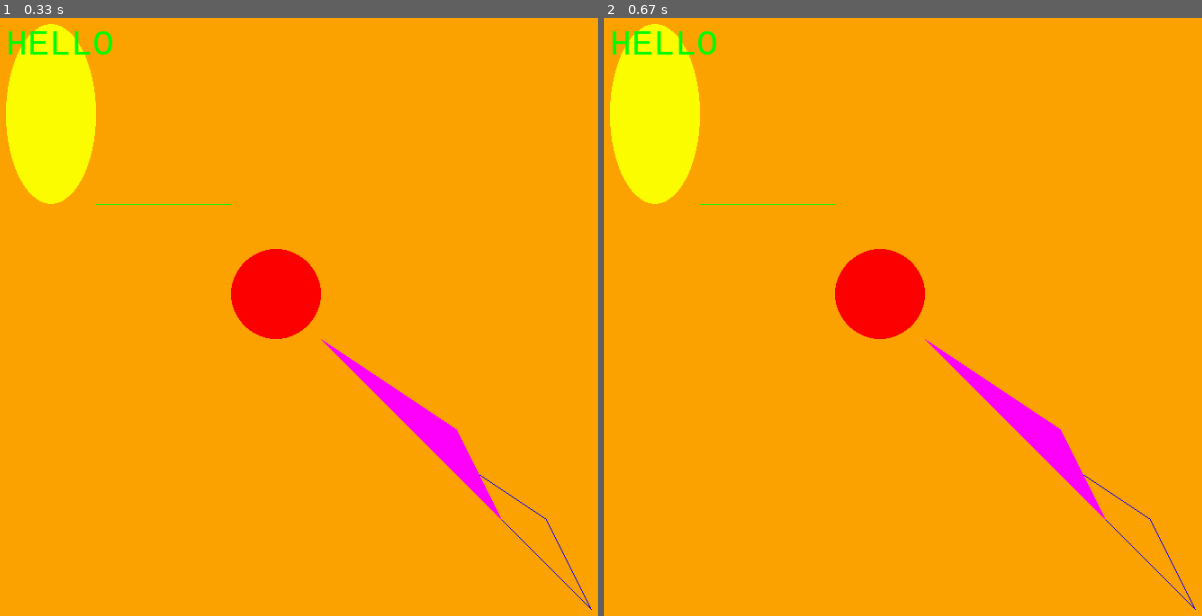
Above: before the commit, frames 1-2 (left to right).
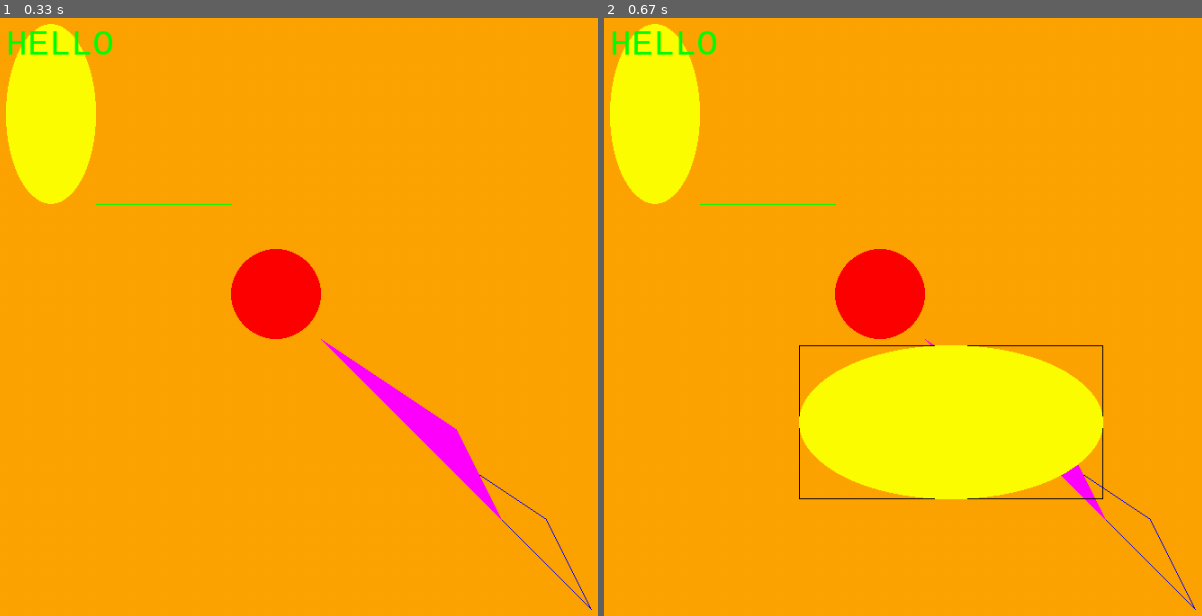
Above: after the commit, the same moments.

Repository: alnza/pygame
Game: pygame game, started from figures1.py
Two runs of this game, one before a commit and one after it. Both use one fixed random seed, a clock stepped at 60 frames per second and the inputs below.
Inputs (mouse positions are in pixels of both pictures, inside the frame that each line leads up to):
- Up to frame 1 (0.33 s): no input
- Up to frame 2 (0.67 s): press the mouse at (801, 346) at 0.37 s; move the mouse to (950, 418) at 0.47 s; release the mouse at (1100, 496) at 0.6 s

Frame 1 is identical in both runs. In frame 2, 11% of the frame differs, in the area x 32-84%, y 54-81%.

Commit message:
add ellipse my mouse

Diff:
--- a/figures1.py
+++ b/figures1.py
@@ -5,6 +5,7 @@
 pygame.init()
 
 screen = pygame.display.set_mode((1000, 800))
+pygame.display.set_caption("Mouse Click Example")
 screen.fill(THECOLORS['orange'])
 r = pygame.Rect(50, 50, 100, 200)
 pygame.draw.line(screen, (0, 255, 0), (150, 250), (300, 250), width=1)
@@ -18,9 +19,28 @@
 text = font.render(str('HELLO'), True, THECOLORS['green'])
 screen.blit(text, (50, 50))
 
+isMouseDown = False
+
 while True:
     for event in pygame.event.get():
         if event.type == pygame.QUIT:
             pygame.quit()
             sys.exit()
+        elif event.type == pygame.MOUSEBUTTONDOWN:
+            x0, y0 = pygame.mouse.get_pos()
+            isMouseDown = True
+        elif event.type == pygame.MOUSEBUTTONUP:
+            isMouseDown = False
+            x1, y1 = pygame.mouse.get_pos()
+            w = abs(x1 - x0)
+            h = abs(y1 - y0)
+            rect1 = pygame.Rect(min(x0, x1), min(y0,y1), w, h)
+            pygame.draw.ellipse(screen, (255, 255, 0), rect1, width=0)
+        elif event.type == pygame.MOUSEMOTION and isMouseDown:
+            x1, y1 = pygame.mouse.get_pos()
+            w = abs(x1 - x0)
+            h = abs(y1 - y0)
+            rect1 = pygame.Rect(min(x0, x1), min(y0,y1), w, h)
+            pygame.draw.rect(screen, (0,0,0), rect1, width=1)
+
     pygame.display.flip()
